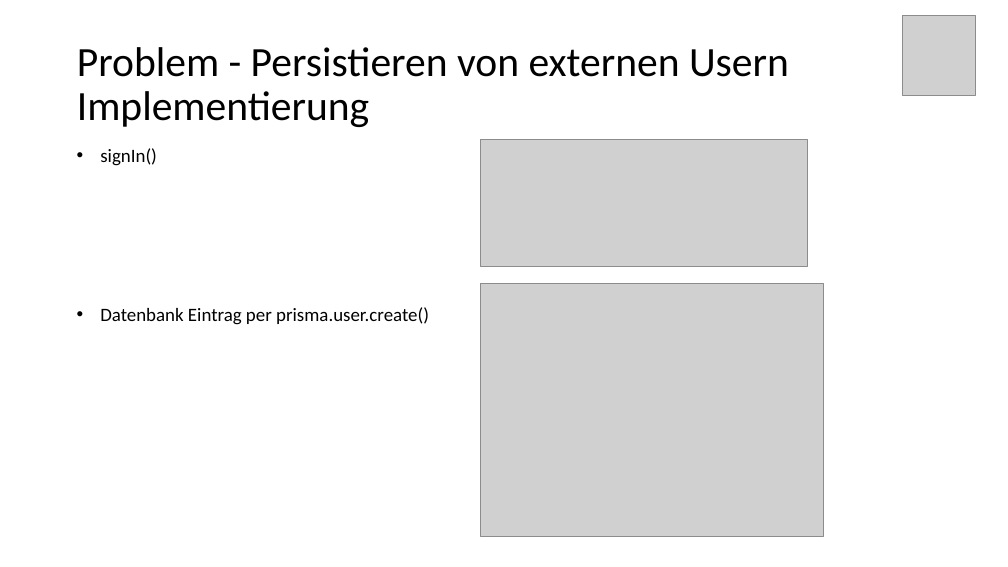
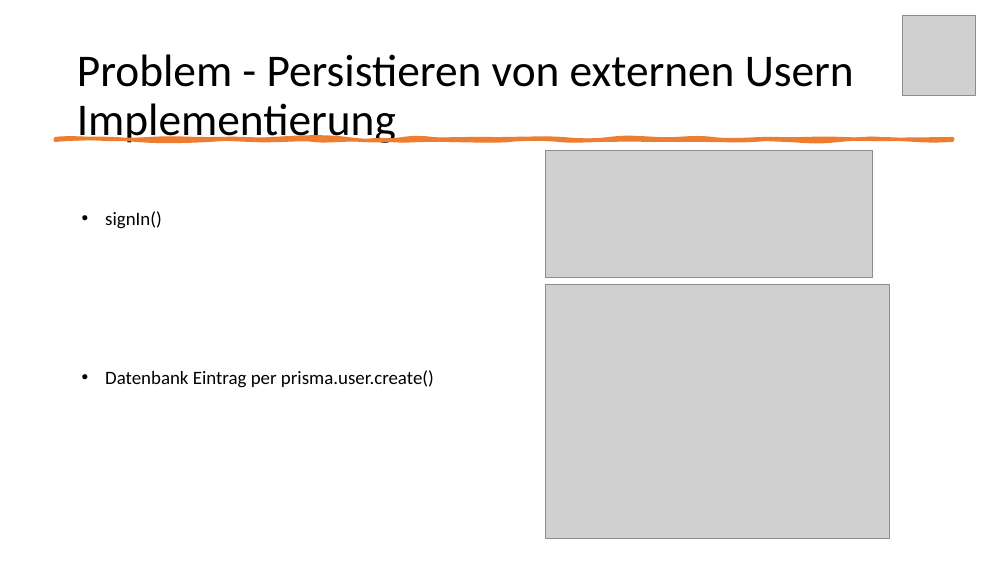
Before and after one commit to RocordJavaScript2023/realtime, a slide deck: slide 12 of presentation/realtime.pptx (slide 13 before the commit). Drawn at 1008x567 pixels with LibreOffice and Linux fonts; fonts in the diff are those of the drawing; grey boxes stand for pictures. Boxes give left, top, right and bottom in pixels: in the first picture for what was removed or moved away, otherwise in the second. Text is boxed around its words. In the diff, an @@ line names an element or a change of style, - is before the commit and + after.

```diff
--- a/presentation/realtime.pptx
+++ b/presentation/realtime.pptx
@@ title "Problem - Persistieren von externen ...": place and size @@
-title "Problem - Persistieren von externen ..." at <box>77,47,789,127</box>
+title "Problem - Persistieren von externen ..." at <box>77,54,854,143</box>
@@ title "Problem - Persistieren von externen ..." at <box>77,54,854,143</box>: size 39.6 to 43.2 pt @@
@@ freeform shape added at <box>55,138,953,140</box>, fill #ED7D31, outline #ED7D31 3.25 pt @@
@@ picture: place and size @@
-picture at <box>480,140,808,267</box>
+picture at <box>546,150,873,278</box>
@@ text "signIn()": place and size @@
-text "signIn()" at <box>100,148,429,325</box>
+text "signIn()" at <box>105,211,434,388</box>
@@ picture: place and size @@
-picture at <box>480,284,823,537</box>
+picture at <box>546,284,889,538</box>
```
Also in this commit, not shown: 16 other slides changed, 4 slides removed.
